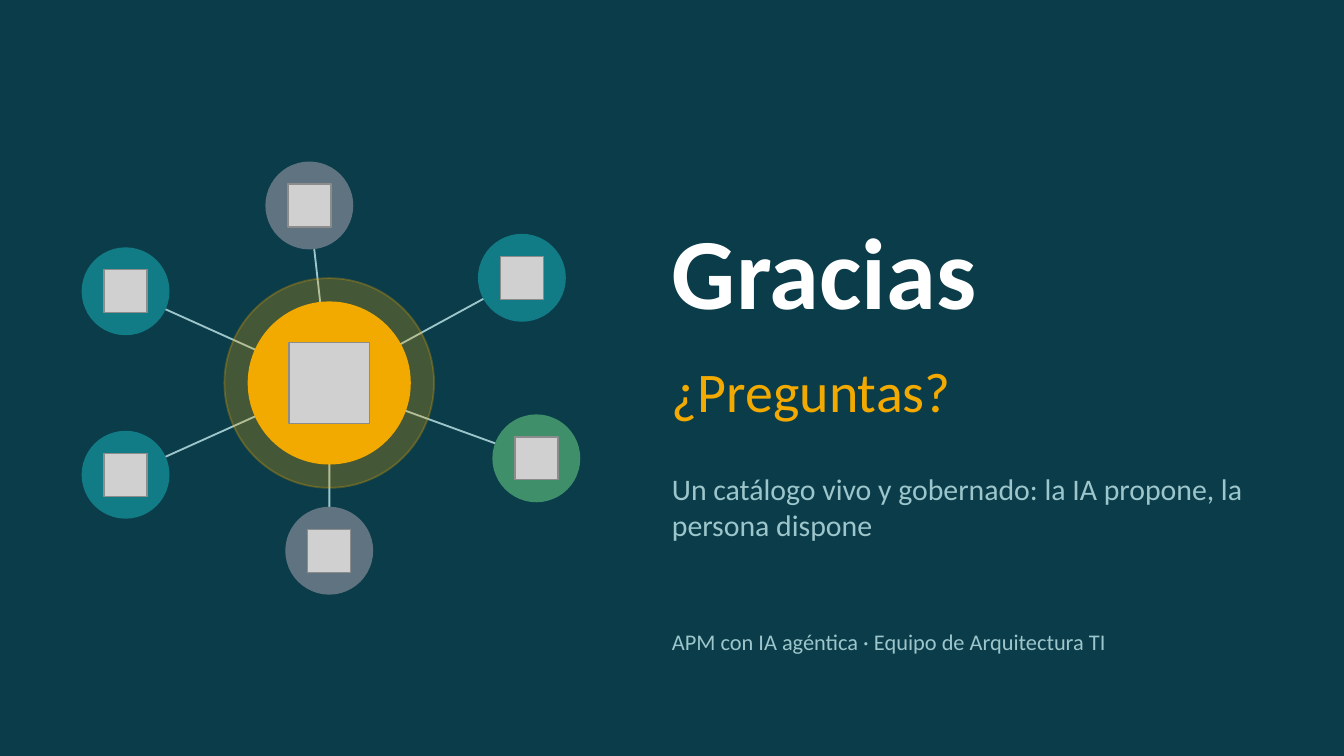
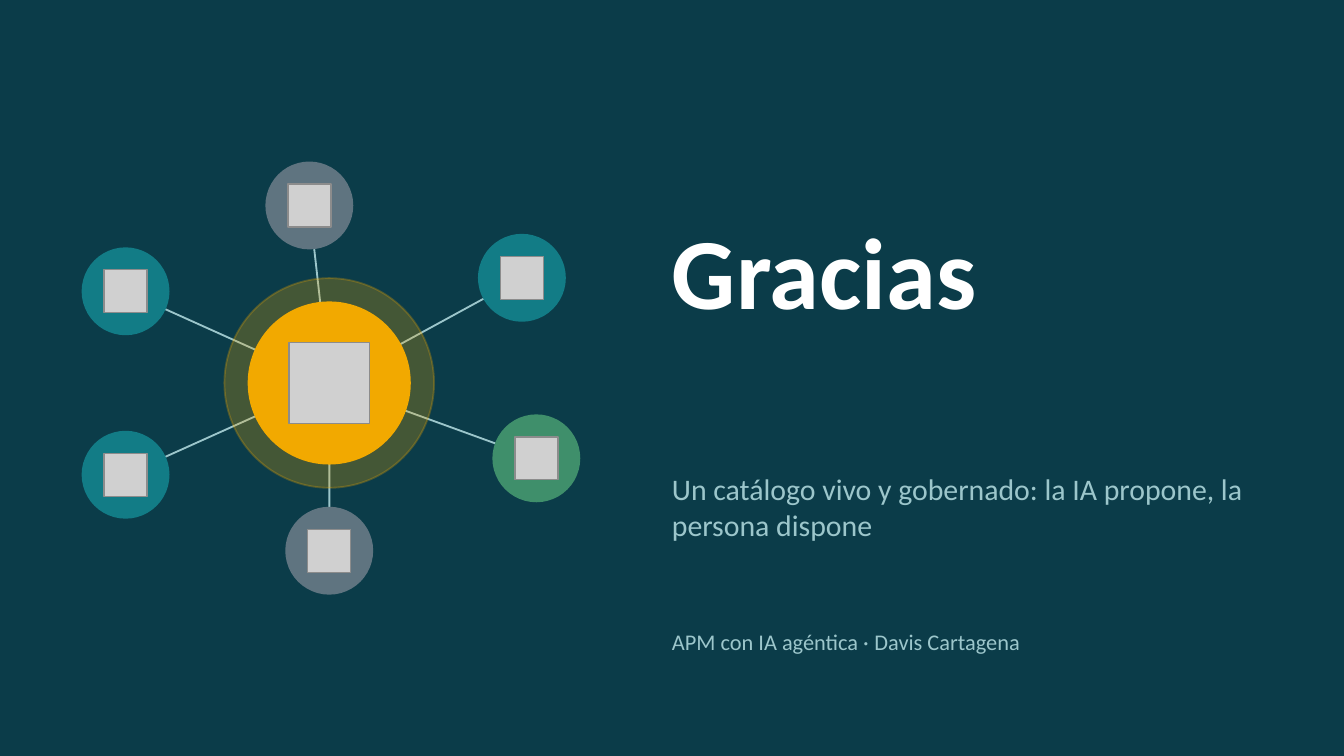
Before and after one commit to DavisLCVB/application-portfolio-management, a slide deck: slide 8 of docs/presentaciones/pitch-apm-ia-agentica.pptx. Drawn at 1344x756 pixels with LibreOffice and Linux fonts; fonts in the diff are those of the drawing; grey boxes stand for pictures. Boxes give left, top, right and bottom in pixels: in the first picture for what was removed or moved away, otherwise in the second. Text is boxed around its words. In the diff, an @@ line names an element or a change of style, - is before the commit and + after.

```diff
--- a/docs/presentaciones/pitch-apm-ia-agentica.pptx
+++ b/docs/presentaciones/pitch-apm-ia-agentica.pptx
@@ text removed at <box>672,373,951,422</box> @@
-¿Preguntas?
@@ text at <box>672,634,1019,654</box>: text changed @@
-APM con IA agéntica · Equipo de Arquitectura TI
+APM con IA agéntica · Davis Cartagena
```
Also in this commit, not shown: 7 other slides changed.
